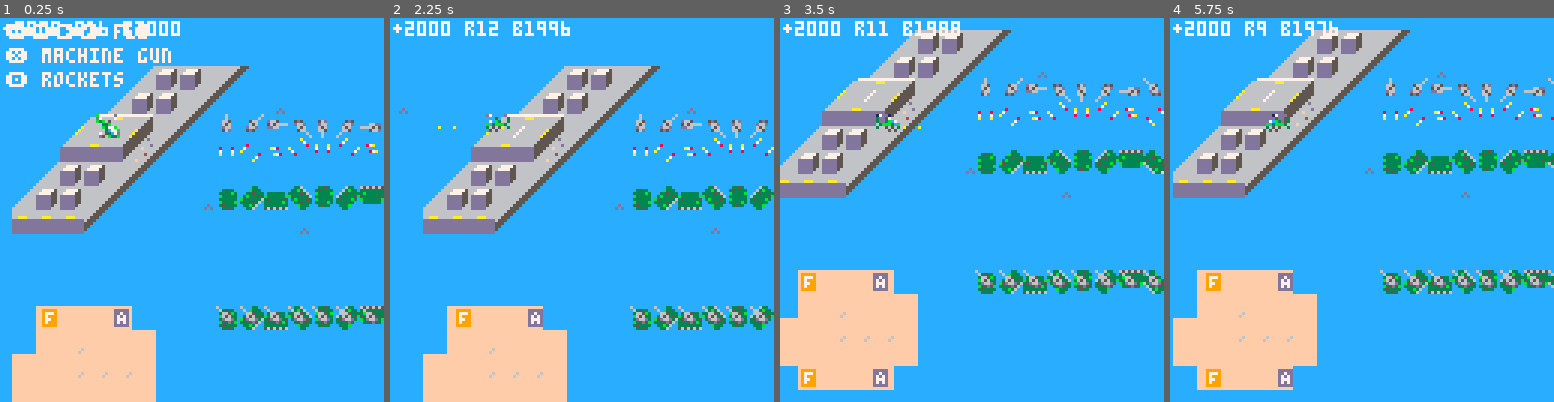
Above: before the commit, frames 1-4 (left to right).
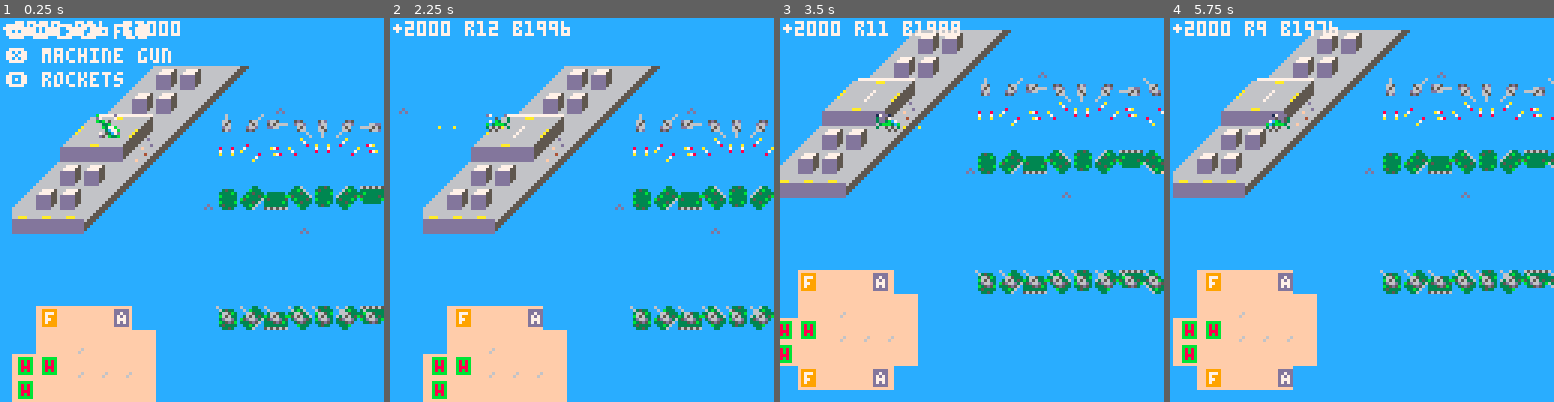
Above: after the commit, the same moments.

Repository: gorebang/64jam
Game: PICO-8 cartridge 64jam.p8
The game is run twice, just before and just after one commit, with the same random seed, the same clock (stepped at 60 frames per second) and the same inputs.
Inputs:
- Up to frame 1 (0.25 s): no input
- Up to frame 2 (2.25 s): tap O (Z key) at 0.33, 0.7, 1.43, 2.22 s; tap X (X key) at 1.07, 2.07 s; hold Left from 1.97 s (still down)
- Up to frame 3 (3.5 s): release Left at 2.37 s; tap X (X key) every 0.33 s from 2.4 to 3.4 s; hold Down 2.42-2.82 s; hold Right from 2.87 s (still down); tap O (Z key) at 3.1 s
- Up to frame 4 (5.75 s): release Right at 3.53 s; hold Up 3.58-4.08 s; tap X (X key) every 0.33 s from 3.73 to 5.73 s; tap O (Z key) at 3.98, 4.87 s; hold Right 4.13-4.53 s; hold Down 4.58-5.08 s; hold Left from 5.13 s (still down)

The runs differ from the first frame. In frame 1, 0.5% of the frame differs, in the area x 4-15%, y 88-100%; in frame 2, 0.5%; in frame 3, 0.5%; in frame 4, 0.5%.

Commit message:
added test health pickups

Diff:
--- a/64jam.p8
+++ b/64jam.p8
@@ -843,9 +843,9 @@
 a0a0d3909090909090908190909090909090909090909090a190909090909090d0e09090909090909090909090909090909090909090909090d0e090f7909090
 909090b0a0a0f0a0a0a0a0a0a0a0a0a0a09020909090a0a0a0a0a0a0a0a0a0a0a0a0a0d39090909090d0e0909090909090d0e090909090909090f190a0a0a0a0
 a0a0a0a0d39090909090909090909090909090909090909090a19090909090d0e09090909090909090909090909090909090909090909090c1d1e1e1e1e1e1e1
-e1e182b1e3a0d3a0a0a0a0a0a0a0a0a0909020202090a0a0a0a0a0a0a0a0a0a0a0a0a0a090809090d0e0909090909090d0e090909090909040311050a0a0b2a0
+e1e182b1e3a0d3a0a0a0a0a0a0a0a0a0e7e720202090a0a0a0a0a0a0a0a0a0a0a0a0a0a090809090d0e0909090909090d0e090909090909040311050a0a0b2a0
 a0a0a0a0a0a0d390d2d3909090909090909090909090909090a190909090d0e09090909090909090909090909090909090909090909090909090909090909090
-90d0e090d2a0a0a0a0a0a0a0a0a0a0a0909090909090a0a0a0a0a0a0a0a0a0a0a0a0a0a0d39090d0e0909090909090d0e090f0204031509061203090e3a0a0a0
+90d0e090d2a0a0a0a0a0a0a0a0a0a0a0e79090909090a0a0a0a0a0a0a0a0a0a0a0a0a0a0d39090d0e0909090909090d0e090f0204031509061203090e3a0a0a0
 a0a0a0a0a0a0a0a0a0a0d3909091909090909090909090909090a19090d0e0909090909090909090909090909090909090909090909090909090909090909090
 d0e09090a0a0a0a0a0a0a0a0a0a0a0a0a081909091a0a0a0a0a0a0a0a0a0a0a0a0a0a0a0a090c1d1e1e182e1e1e1e1e090902030809090902030809090a0a0a0
 a0a0a0a0a0a0a0a0a0a0a0a0d390909090909090909090909090a190d0e0909090909090909090909090909090909090909090909090909090909090909090d0
